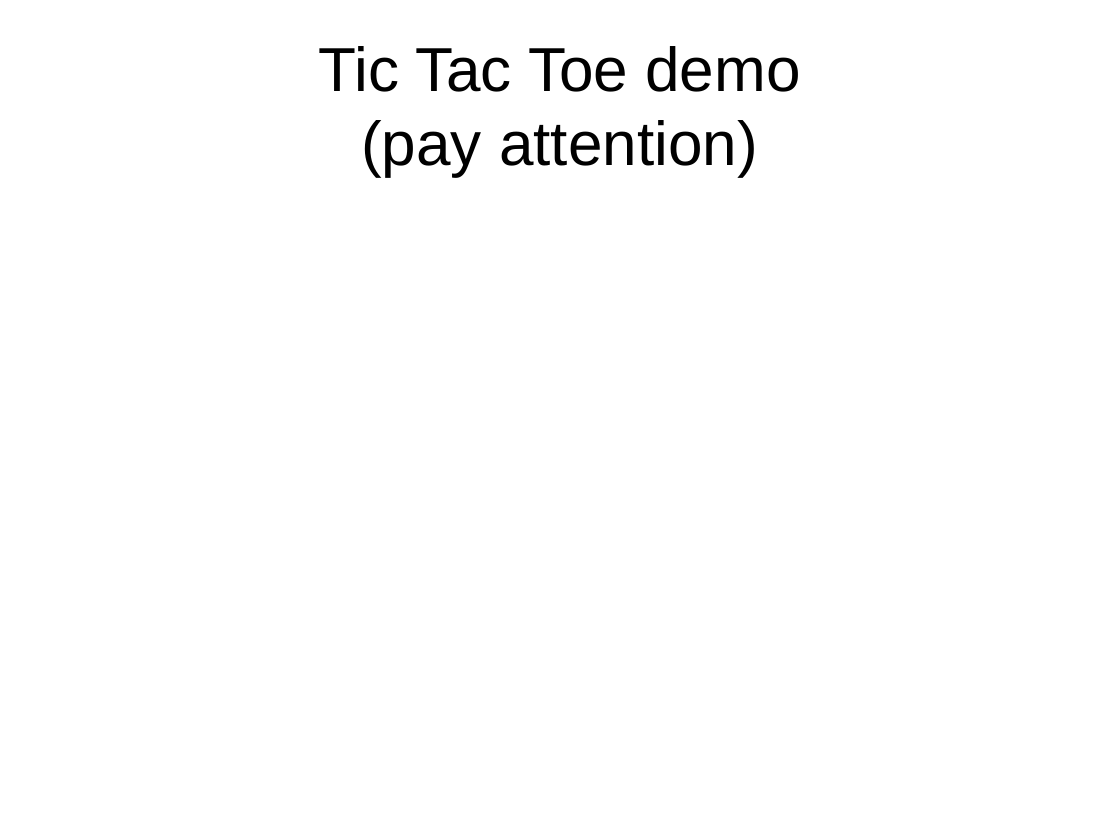
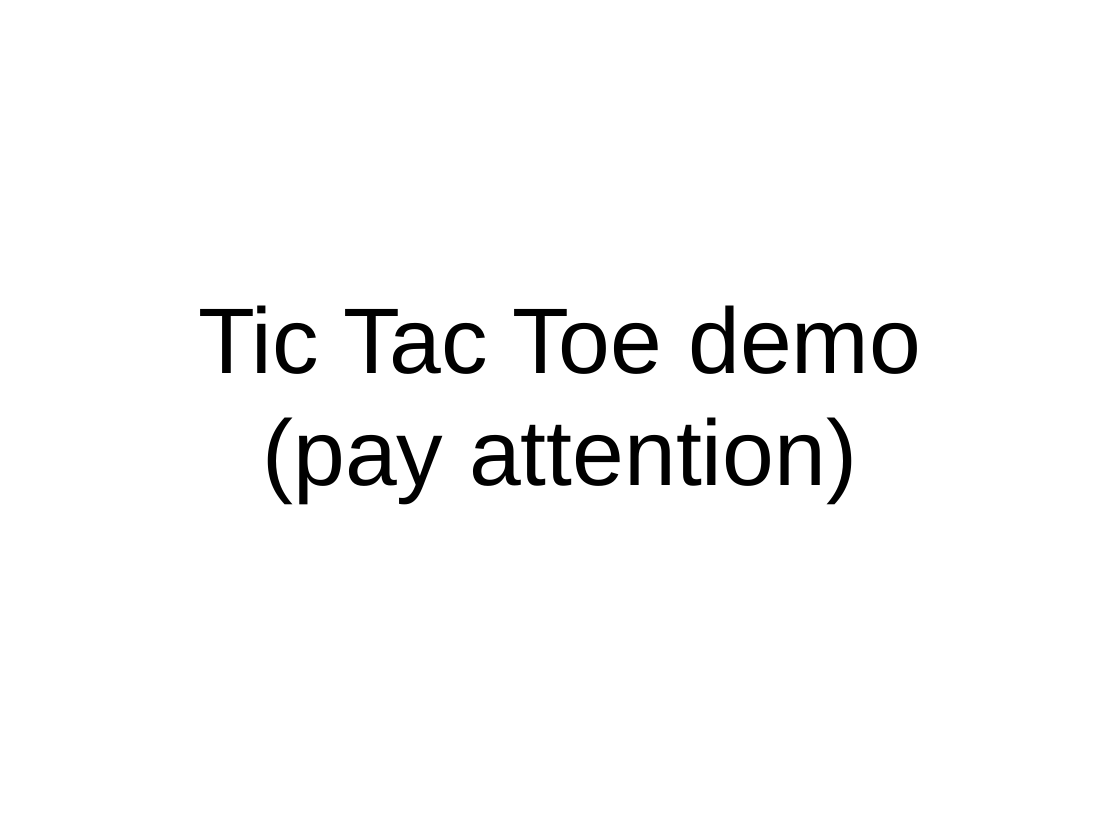
Before and after one commit to pseale/presentation-message-passing, a slide deck: slide 9 of message-passing.odp. Drawn at 1120x840 pixels with LibreOffice and Linux fonts; fonts in the diff are those of the drawing. Boxes give left, top, right and bottom in pixels: in the first picture for what was removed or moved away, otherwise in the second. Text is boxed around its words. In the diff, an @@ line names an element or a change of style, - is before the commit and + after.

```diff
--- a/message-passing.odp
+++ b/message-passing.odp
@@ subtitle "Tic Tac Toe demo (pay ..." at <box>198,305,921,502</box>: size 44 to 66 pt @@
```
Also in this commit, not shown: 6 other slides changed, 6 slides added, 13 other files.
